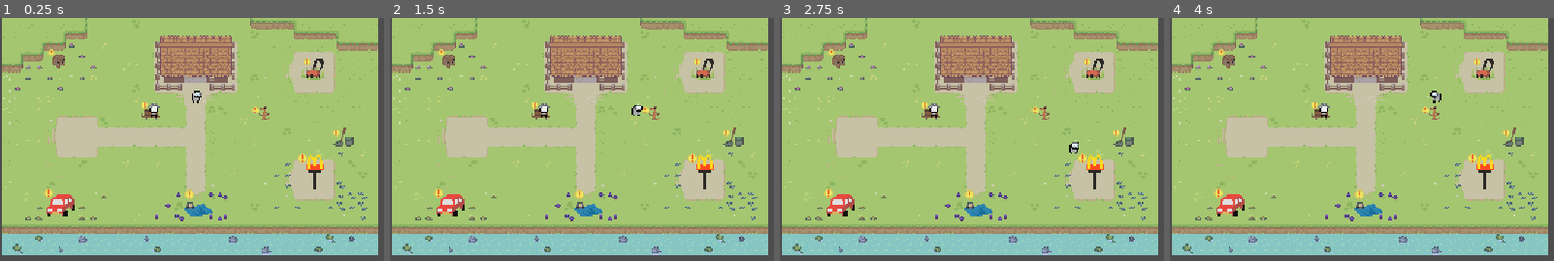
Above: before the commit, frames 1-4 (left to right).
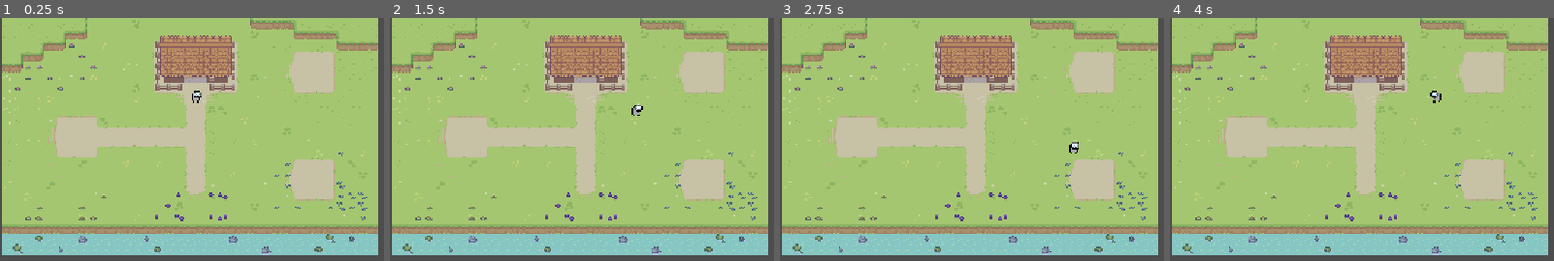
Above: after the commit, the same moments.

Repository: Ewie28/DDR
Game: Godot game, scene res://scenes/outside.tscn
The game is run twice, just before and just after one commit, with the same random seed, the same clock (stepped at 60 frames per second) and the same inputs. The project has no main scene, so this scene is started directly.
Inputs:
- Up to frame 1 (0.25 s): no input
- Up to frame 2 (1.5 s): tap Enter at 0.5 s; hold Right (button_RIGHT) 0.53-1.28 s; tap Space at 1.25 s; hold Down (button_DOWN) from 1.28 s (still down)
- Up to frame 3 (2.75 s): release Down (button_DOWN) at 2.03 s; hold Right (button_RIGHT) from 2.03 s (still down)
- Up to frame 4 (4 s): tap Enter at 2.75 s; release Right (button_RIGHT) at 2.78 s; hold Up (button_UP) 2.78-3.53 s; hold Left (button_LEFT) from 3.53 s (still down)

The runs differ from the first frame. In frame 1, 2.4% of the frame differs, in the area x 11-93%, y 12-82%; in frame 2, 2.4%; in frame 3, 2.4%; in frame 4, 2.4%.

Commit message:
All sprite grey and designated days

Diff:
--- a/ddr/assets/missions/area_2d_car.gd
+++ b/ddr/assets/missions/area_2d_car.gd
@@ -6,6 +6,25 @@
 @onready var base_rhythm_scene = preload("res://scenes/Rhythms/BaseRhythm.tscn")
 var base_rhythm_instance = null
 
+@export var day_active = 3
+
+func update_active_state():
+	# Check the current day and enable/disable interactability accordingly
+	if Signals.current_day == day_active:
+		print("Setting active: true")
+		set_active(true)  # Clickable
+	else:
+		print("Setting active: false")
+		set_active(false)  # Greyed out
+
+func set_active(is_active: bool):
+	set_deferred("monitoring", is_active)  # Enable/disable collision detection
+	set_deferred("input_pickable", is_active)  # Enable/disable interactions
+	 # Find the AnimatedSprite2D and modify its appearance
+	var sprite = get_parent().get_node("Sprite2D")  # Move up to level_1_cat, then find Sprite2D
+	if sprite:
+		var texture_path = "C:/Users/jadam/DDR/ddr/mission_sprites/level3_car.png" if is_active else "C:/Users/jadam/DDR/ddr/mission_sprites/level3_car_grey.png"
+		sprite.texture = load(texture_path)
 
 func _on_body_entered(body: Node2D) -> void:
 	print("Starting rhythm level: " + level_id)
--- a/ddr/assets/missions/area_2d_dance.gd
+++ b/ddr/assets/missions/area_2d_dance.gd
@@ -6,6 +6,25 @@
 @onready var base_rhythm_scene = preload("res://scenes/Rhythms/BaseRhythm.tscn")
 var base_rhythm_instance = null
 
+@export var day_active = 2  # The day this mission should be active
+
+func update_active_state():
+	# Check the current day and enable/disable interactability accordingly
+	if Signals.current_day == day_active:
+		print("Setting active: true")
+		set_active(true)  # Clickable
+	else:
+		print("Setting active: false")
+		set_active(false)  # Greyed out
+
+func set_active(is_active: bool):
+	set_deferred("monitoring", is_active)  # Enable/disable collision detection
+	set_deferred("input_pickable", is_active)  # Enable/disable interactions
+	 # Find the AnimatedSprite2D and modify its appearance
+	var sprite = get_parent().get_node("Sprite2D")  # Move up to level_1_cat, then find Sprite2D
+	if sprite:
+		var texture_path = "C:/Users/jadam/DDR/ddr/mission_sprites/level2_dance.png" if is_active else "C:/Users/jadam/DDR/ddr/mission_sprites/level2_dance_grey.png"
+		sprite.texture = load(texture_path)
 
 func _on_body_entered(body: Node2D) -> void:
 	print("Starting rhythm level: " + level_id)
--- a/ddr/assets/missions/area_2d_dog.gd
+++ b/ddr/assets/missions/area_2d_dog.gd
@@ -6,6 +6,25 @@
 @onready var base_rhythm_scene = preload("res://scenes/Rhythms/BaseRhythm.tscn")
 var base_rhythm_instance = null
 
+@export var day_active = 3  # The day this mission should be active
+
+func update_active_state():
+	# Check the current day and enable/disable interactability accordingly
+	if Signals.current_day == day_active:
+		print("Setting active: true")
+		set_active(true)  # Clickable
+	else:
+		print("Setting active: false")
+		set_active(false)  # Greyed out
+
+func set_active(is_active: bool):
+	set_deferred("monitoring", is_active)  # Enable/disable collision detection
+	set_deferred("input_pickable", is_active)  # Enable/disable interactions
+	 # Find the AnimatedSprite2D and modify its appearance
+	var sprite = get_parent().get_node("Sprite2D")  # Move up to level_1_cat, then find Sprite2D
+	if sprite:
+		var texture_path = "C:/Users/jadam/DDR/ddr/mission_sprites/level3_dog.png" if is_active else "C:/Users/jadam/DDR/ddr/mission_sprites/level3_dog_grey.png"
+		sprite.texture = load(texture_path)
 
 func _on_body_entered(body: Node2D) -> void:
 	print("Starting rhythm level: " + level_id)
--- a/ddr/assets/missions/area_2d_janitor.gd
+++ b/ddr/assets/missions/area_2d_janitor.gd
@@ -6,6 +6,25 @@
 @onready var base_rhythm_scene = preload("res://scenes/Rhythms/BaseRhythm.tscn")
 var base_rhythm_instance = null
 
+@export var day_active = 2  # The day this mission should be active
+
+func update_active_state():
+	# Check the current day and enable/disable interactability accordingly
+	if Signals.current_day == day_active:
+		print("Setting active: true")
+		set_active(true)  # Clickable
+	else:
+		print("Setting active: false")
+		set_active(false)  # Greyed out
+
+func set_active(is_active: bool):
+	set_deferred("monitoring", is_active)  # Enable/disable collision detection
+	set_deferred("input_pickable", is_active)  # Enable/disable interactions
+	 # Find the AnimatedSprite2D and modify its appearance
+	var sprite = get_parent().get_node("Sprite2D")  # Move up to level_1_cat, then find Sprite2D
+	if sprite:
+		var texture_path = "C:/Users/jadam/DDR/ddr/mission_sprites/level2_janitor.png" if is_active else "C:/Users/jadam/DDR/ddr/mission_sprites/level2_janitor_grey.png"
+		sprite.texture = load(texture_path)
 
 func _on_body_entered(body: Node2D) -> void:
 	print("Starting rhythm level: " + level_id)
--- a/ddr/assets/missions/area_2d_lawn.gd
+++ b/ddr/assets/missions/area_2d_lawn.gd
@@ -5,6 +5,26 @@
 # Reference to the BaseRhythm scene (preload it)
 @onready var base_rhythm_scene = preload("res://scenes/Rhythms/BaseRhythm.tscn")
 var base_rhythm_instance = null
+
+@export var day_active = 1  # The day this mission should be active
+
+func update_active_state():
+	# Check the current day and enable/disable interactability accordingly
+	if Signals.current_day == day_active:
+		print("Setting active: true")
+		set_active(true)  # Clickable
+	else:
+		print("Setting active: false")
+		set_active(false)  # Greyed out
+
+func set_active(is_active: bool):
+	set_deferred("monitoring", is_active)  # Enable/disable collision detection
+	set_deferred("input_pickable", is_active)  # Enable/disable interactions
+	 # Find the AnimatedSprite2D and modify its appearance
+	var sprite = get_parent().get_node("Sprite2D")  # Move up to level_1_cat, then find Sprite2D
+	if sprite:
+		var texture_path = "C:/Users/jadam/DDR/ddr/mission_sprites/level1_lawn.png" if is_active else "C:/Users/jadam/DDR/ddr/mission_sprites/level1_lawn_grey.png"
+		sprite.texture = load(texture_path)
 
 
 func _on_body_entered(body: Node2D) -> void:
--- a/ddr/assets/missions/area_2d_maccas.gd
+++ b/ddr/assets/missions/area_2d_maccas.gd
@@ -6,6 +6,25 @@
 @onready var base_rhythm_scene = preload("res://scenes/Rhythms/BaseRhythm.tscn")
 var base_rhythm_instance = null
 
+@export var day_active = 1
+
+func update_active_state():
+	# Check the current day and enable/disable interactability accordingly
+	if Signals.current_day == day_active:
+		print("Setting active: true")
+		set_active(true)  # Clickable
+	else:
+		print("Setting active: false")
+		set_active(false)  # Greyed out
+
+func set_active(is_active: bool):
+	set_deferred("monitoring", is_active)  # Enable/disable collision detection
+	set_deferred("input_pickable", is_active)  # Enable/disable interactions
+	 # Find the AnimatedSprite2D and modify its appearance
+	var sprite = get_parent().get_node("Sprite2D")  # Move up to level_1_cat, then find Sprite2D
+	if sprite:
+		var texture_path = "C:/Users/jadam/DDR/ddr/mission_sprites/level1_maccas.png" if is_active else "C:/Users/jadam/DDR/ddr/mission_sprites/level1_maccas_grey.png"
+		sprite.texture = load(texture_path)
 
 func _on_body_entered(body: Node2D) -> void:
 	print("Starting rhythm level: " + level_id)
--- a/ddr/assets/missions/area_2d_parcel.gd
+++ b/ddr/assets/missions/area_2d_parcel.gd
@@ -6,6 +6,25 @@
 @onready var base_rhythm_scene = preload("res://scenes/Rhythms/BaseRhythm.tscn")
 var base_rhythm_instance = null
 
+@export var day_active = 3  # The day this mission should be active
+
+func update_active_state():
+	# Check the current day and enable/disable interactability accordingly
+	if Signals.current_day == day_active:
+		print("Setting active: true")
+		set_active(true)  # Clickable
+	else:
+		print("Setting active: false")
+		set_active(false)  # Greyed out
+
+func set_active(is_active: bool):
+	set_deferred("monitoring", is_active)  # Enable/disable collision detection
+	set_deferred("input_pickable", is_active)  # Enable/disable interactions
+	 # Find the AnimatedSprite2D and modify its appearance
+	var sprite = get_parent().get_node("Sprite2D")  # Move up to level_1_cat, then find Sprite2D
+	if sprite:
+		var texture_path = "C:/Users/jadam/DDR/ddr/mission_sprites/level3_parcel.png" if is_active else "C:/Users/jadam/DDR/ddr/mission_sprites/level3_parcel_grey.png"
+		sprite.texture = load(texture_path)
 
 func _on_body_entered(body: Node2D) -> void:
 	print("Starting rhythm level: " + level_id)
--- a/ddr/assets/missions/area_2d_robber.gd
+++ b/ddr/assets/missions/area_2d_robber.gd
@@ -6,6 +6,25 @@
 @onready var base_rhythm_scene = preload("res://scenes/Rhythms/BaseRhythm.tscn")
 var base_rhythm_instance = null
 
+@export var day_active = 2  # The day this mission should be active
+
+func update_active_state():
+	# Check the current day and enable/disable interactability accordingly
+	if Signals.current_day == day_active:
+		print("Setting active: true")
+		set_active(true)  # Clickable
+	else:
+		print("Setting active: false")
+		set_active(false)  # Greyed out
+
+func set_active(is_active: bool):
+	set_deferred("monitoring", is_active)  # Enable/disable collision detection
+	set_deferred("input_pickable", is_active)  # Enable/disable interactions
+	 # Find the AnimatedSprite2D and modify its appearance
+	var sprite = get_parent().get_node("Sprite2D")  # Move up to level_1_cat, then find Sprite2D
+	if sprite:
+		var texture_path = "C:/Users/jadam/DDR/ddr/mission_sprites/level2_robber.png" if is_active else "C:/Users/jadam/DDR/ddr/mission_sprites/level2_robber_grey.png"
+		sprite.texture = load(texture_path)
 
 func _on_body_entered(body: Node2D) -> void:
 	print("Starting rhythm level: " + level_id)
--- a/ddr/assets/missions/level_1_lawn.tscn
+++ b/ddr/assets/missions/level_1_lawn.tscn
@@ -1,28 +1,16 @@
-[gd_scene load_steps=5 format=3 uid="uid://b0p3dxj4ktlji"]
+[gd_scene load_steps=4 format=3 uid="uid://b0p3dxj4ktlji"]
 
 [ext_resource type="Texture2D" uid="uid://c5rbr1r00dmmt" path="res://mission_sprites/level1_lawn.png" id="1_1v8y3"]
 [ext_resource type="Script" uid="uid://ktu5qwdvlt6e" path="res://assets/missions/area_2d_lawn.gd" id="2_1v8y3"]
-
-[sub_resource type="SpriteFrames" id="SpriteFrames_okqnp"]
-animations = [{
-"frames": [{
-"duration": 1.0,
-"texture": ExtResource("1_1v8y3")
-}],
-"loop": true,
-"name": &"lawn",
-"speed": 5.0
-}]
 
 [sub_resource type="CircleShape2D" id="CircleShape2D_1v8y3"]
 radius = 6.0
 
 [node name="level_1_lawn" type="CharacterBody2D"]
 
-[node name="AnimatedSprite2D" type="AnimatedSprite2D" parent="."]
+[node name="Sprite2D" type="Sprite2D" parent="."]
 texture_filter = 1
-sprite_frames = SubResource("SpriteFrames_okqnp")
-animation = &"lawn"
+texture = ExtResource("1_1v8y3")
 
 [node name="Area2D" type="Area2D" parent="." groups=["interactables"]]
 script = ExtResource("2_1v8y3")
--- a/ddr/assets/missions/level_1_maccas.tscn
+++ b/ddr/assets/missions/level_1_maccas.tscn
@@ -1,28 +1,16 @@
-[gd_scene load_steps=5 format=3 uid="uid://483psna6x4ty"]
+[gd_scene load_steps=4 format=3 uid="uid://483psna6x4ty"]
 
 [ext_resource type="Texture2D" uid="uid://buqijicvyju8e" path="res://mission_sprites/level1_maccas.png" id="1_q2uok"]
 [ext_resource type="Script" uid="uid://b8o138pcg4jbt" path="res://assets/missions/area_2d_maccas.gd" id="2_q2uok"]
-
-[sub_resource type="SpriteFrames" id="SpriteFrames_okqnp"]
-animations = [{
-"frames": [{
-"duration": 1.0,
-"texture": ExtResource("1_q2uok")
-}],
-"loop": true,
-"name": &"maccas",
-"speed": 5.0
-}]
 
 [sub_resource type="CircleShape2D" id="CircleShape2D_pyfpp"]
 radius = 7.07107
 
 [node name="level_1_maccas" type="CharacterBody2D"]
 
-[node name="AnimatedSprite2D" type="AnimatedSprite2D" parent="."]
+[node name="Sprite2D" type="Sprite2D" parent="."]
 texture_filter = 1
-sprite_frames = SubResource("SpriteFrames_okqnp")
-animation = &"maccas"
+texture = ExtResource("1_q2uok")
 
 [node name="Area2D" type="Area2D" parent="." groups=["interactables"]]
 script = ExtResource("2_q2uok")
--- a/ddr/assets/missions/level_2_dance.tscn
+++ b/ddr/assets/missions/level_2_dance.tscn
@@ -1,28 +1,16 @@
-[gd_scene load_steps=5 format=3 uid="uid://05augbsl71c"]
+[gd_scene load_steps=4 format=3 uid="uid://05augbsl71c"]
 
 [ext_resource type="Texture2D" uid="uid://nfqot1wdyilb" path="res://mission_sprites/level2_dance.png" id="1_8swlx"]
 [ext_resource type="Script" uid="uid://dibqp3sv7ajga" path="res://assets/missions/area_2d_dance.gd" id="2_8swlx"]
-
-[sub_resource type="SpriteFrames" id="SpriteFrames_okqnp"]
-animations = [{
-"frames": [{
-"duration": 1.0,
-"texture": ExtResource("1_8swlx")
-}],
-"loop": true,
-"name": &"dance",
-"speed": 5.0
-}]
 
 [sub_resource type="CircleShape2D" id="CircleShape2D_xf6b1"]
 radius = 6.08276
 
 [node name="level_2_dance" type="CharacterBody2D"]
 
-[node name="AnimatedSprite2D" type="AnimatedSprite2D" parent="."]
+[node name="Sprite2D" type="Sprite2D" parent="."]
 texture_filter = 1
-sprite_frames = SubResource("SpriteFrames_okqnp")
-animation = &"dance"
+texture = ExtResource("1_8swlx")
 
 [node name="Area2D" type="Area2D" parent="." groups=["interactables"]]
 script = ExtResource("2_8swlx")
--- a/ddr/assets/missions/level_2_janitor.tscn
+++ b/ddr/assets/missions/level_2_janitor.tscn
@@ -1,28 +1,16 @@
-[gd_scene load_steps=5 format=3 uid="uid://cs6yi5nyxmauk"]
+[gd_scene load_steps=4 format=3 uid="uid://cs6yi5nyxmauk"]
 
 [ext_resource type="Texture2D" uid="uid://ck81qyheh5v3k" path="res://mission_sprites/level2_janitor.png" id="1_owx4q"]
 [ext_resource type="Script" uid="uid://cotqqr4jmju7r" path="res://assets/missions/area_2d_janitor.gd" id="2_owx4q"]
-
-[sub_resource type="SpriteFrames" id="SpriteFrames_okqnp"]
-animations = [{
-"frames": [{
-"duration": 1.0,
-"texture": ExtResource("1_owx4q")
-}],
-"loop": true,
-"name": &"janitor",
-"speed": 5.0
-}]
 
 [sub_resource type="CircleShape2D" id="CircleShape2D_bdbr5"]
 radius = 6.0
 
 [node name="level_2_janitor" type="CharacterBody2D"]
 
-[node name="AnimatedSprite2D" type="AnimatedSprite2D" parent="."]
+[node name="Sprite2D" type="Sprite2D" parent="."]
 texture_filter = 1
-sprite_frames = SubResource("SpriteFrames_okqnp")
-animation = &"janitor"
+texture = ExtResource("1_owx4q")
 
 [node name="Area2D" type="Area2D" parent="." groups=["interactables"]]
 script = ExtResource("2_owx4q")
--- a/ddr/assets/missions/level_2_robber.tscn
+++ b/ddr/assets/missions/level_2_robber.tscn
@@ -1,28 +1,16 @@
-[gd_scene load_steps=5 format=3 uid="uid://tm68l2g4iyst"]
+[gd_scene load_steps=4 format=3 uid="uid://tm68l2g4iyst"]
 
 [ext_resource type="Texture2D" uid="uid://d2b2io1jiylpe" path="res://mission_sprites/level2_robber.png" id="1_y2fho"]
 [ext_resource type="Script" uid="uid://d2cfpu6osg7wk" path="res://assets/missions/area_2d_robber.gd" id="2_y2fho"]
-
-[sub_resource type="SpriteFrames" id="SpriteFrames_okqnp"]
-animations = [{
-"frames": [{
-"duration": 1.0,
-"texture": ExtResource("1_y2fho")
-}],
-"loop": true,
-"name": &"robber",
-"speed": 5.0
-}]
 
 [sub_resource type="CircleShape2D" id="CircleShape2D_etqlc"]
 radius = 8.0
 
 [node name="level_2_robber" type="CharacterBody2D"]
 
-[node name="AnimatedSprite2D" type="AnimatedSprite2D" parent="."]
+[node name="Sprite2D" type="Sprite2D" parent="."]
 texture_filter = 1
-sprite_frames = SubResource("SpriteFrames_okqnp")
-animation = &"robber"
+texture = ExtResource("1_y2fho")
 
 [node name="Area2D" type="Area2D" parent="." groups=["interactables"]]
 script = ExtResource("2_y2fho")
--- a/ddr/assets/missions/level_3_car.tscn
+++ b/ddr/assets/missions/level_3_car.tscn
@@ -1,28 +1,16 @@
-[gd_scene load_steps=5 format=3 uid="uid://do4ucdh67l5mc"]
+[gd_scene load_steps=4 format=3 uid="uid://do4ucdh67l5mc"]
 
 [ext_resource type="Texture2D" uid="uid://colu2dnk6xtvt" path="res://mission_sprites/level3_car.png" id="1_xah36"]
 [ext_resource type="Script" uid="uid://cbr72ibqi1a1w" path="res://assets/missions/area_2d_car.gd" id="2_xah36"]
-
-[sub_resource type="SpriteFrames" id="SpriteFrames_okqnp"]
-animations = [{
-"frames": [{
-"duration": 1.0,
-"texture": ExtResource("1_xah36")
-}],
-"loop": true,
-"name": &"car",
-"speed": 5.0
-}]
 
 [sub_resource type="CircleShape2D" id="CircleShape2D_xah36"]
 radius = 7.0
 
 [node name="level_3_car" type="CharacterBody2D"]
 
-[node name="AnimatedSprite2D" type="AnimatedSprite2D" parent="."]
+[node name="Sprite2D" type="Sprite2D" parent="."]
 texture_filter = 1
-sprite_frames = SubResource("SpriteFrames_okqnp")
-animation = &"car"
+texture = ExtResource("1_xah36")
 
 [node name="Area2D" type="Area2D" parent="." groups=["interactables"]]
 script = ExtResource("2_xah36")
--- a/ddr/assets/missions/level_3_dog.tscn
+++ b/ddr/assets/missions/level_3_dog.tscn
@@ -1,28 +1,16 @@
-[gd_scene load_steps=5 format=3 uid="uid://bv67t3yqm33lm"]
+[gd_scene load_steps=4 format=3 uid="uid://bv67t3yqm33lm"]
 
 [ext_resource type="Texture2D" uid="uid://clkoq1gfeuxwp" path="res://mission_sprites/level3_dog.png" id="1_kovf7"]
 [ext_resource type="Script" uid="uid://dd4hgwir3pcfv" path="res://assets/missions/area_2d_dog.gd" id="2_kovf7"]
-
-[sub_resource type="SpriteFrames" id="SpriteFrames_okqnp"]
-animations = [{
-"frames": [{
-"duration": 1.0,
-"texture": ExtResource("1_kovf7")
-}],
-"loop": true,
-"name": &"dog",
-"speed": 5.0
-}]
 
 [sub_resource type="CircleShape2D" id="CircleShape2D_one0v"]
 radius = 6.0
 
 [node name="level_3_dog" type="CharacterBody2D"]
 
-[node name="AnimatedSprite2D" type="AnimatedSprite2D" parent="."]
+[node name="Sprite2D" type="Sprite2D" parent="."]
 texture_filter = 1
-sprite_frames = SubResource("SpriteFrames_okqnp")
-animation = &"dog"
+texture = ExtResource("1_kovf7")
 
 [node name="Area2D" type="Area2D" parent="." groups=["interactables"]]
 script = ExtResource("2_kovf7")
--- a/ddr/assets/missions/level_3_parcel.tscn
+++ b/ddr/assets/missions/level_3_parcel.tscn
@@ -1,28 +1,16 @@
-[gd_scene load_steps=5 format=3 uid="uid://cox8gqpt04wk7"]
+[gd_scene load_steps=4 format=3 uid="uid://cox8gqpt04wk7"]
 
 [ext_resource type="Texture2D" uid="uid://dhy6qjt04od3h" path="res://mission_sprites/level3_parcel.png" id="1_f6u66"]
 [ext_resource type="Script" uid="uid://dab8q4c47theo" path="res://assets/missions/area_2d_parcel.gd" id="2_f6u66"]
-
-[sub_resource type="SpriteFrames" id="SpriteFrames_okqnp"]
-animations = [{
-"frames": [{
-"duration": 1.0,
-"texture": ExtResource("1_f6u66")
-}],
-"loop": true,
-"name": &"parcell",
-"speed": 5.0
-}]
 
 [sub_resource type="CircleShape2D" id="CircleShape2D_xhfqe"]
 radius = 7.0
 
 [node name="level_3_parcel" type="CharacterBody2D"]
 
-[node name="AnimatedSprite2D" type="AnimatedSprite2D" parent="."]
+[node name="Sprite2D" type="Sprite2D" parent="."]
 texture_filter = 1
-sprite_frames = SubResource("SpriteFrames_okqnp")
-animation = &"parcell"
+texture = ExtResource("1_f6u66")
 
 [node name="Area2D" type="Area2D" parent="." groups=["interactables"]]
 script = ExtResource("2_f6u66")
--- a/ddr/scenes/RhythmObjects/signals.gd
+++ b/ddr/scenes/RhythmObjects/signals.gd
@@ -2,7 +2,7 @@
 var rhythm_level_id = "default"
 
 #for missions
-var current_day = 1
+var current_day = 3
 var missions_attempted = 0
 const MAX_MISSIONS = 3
 
